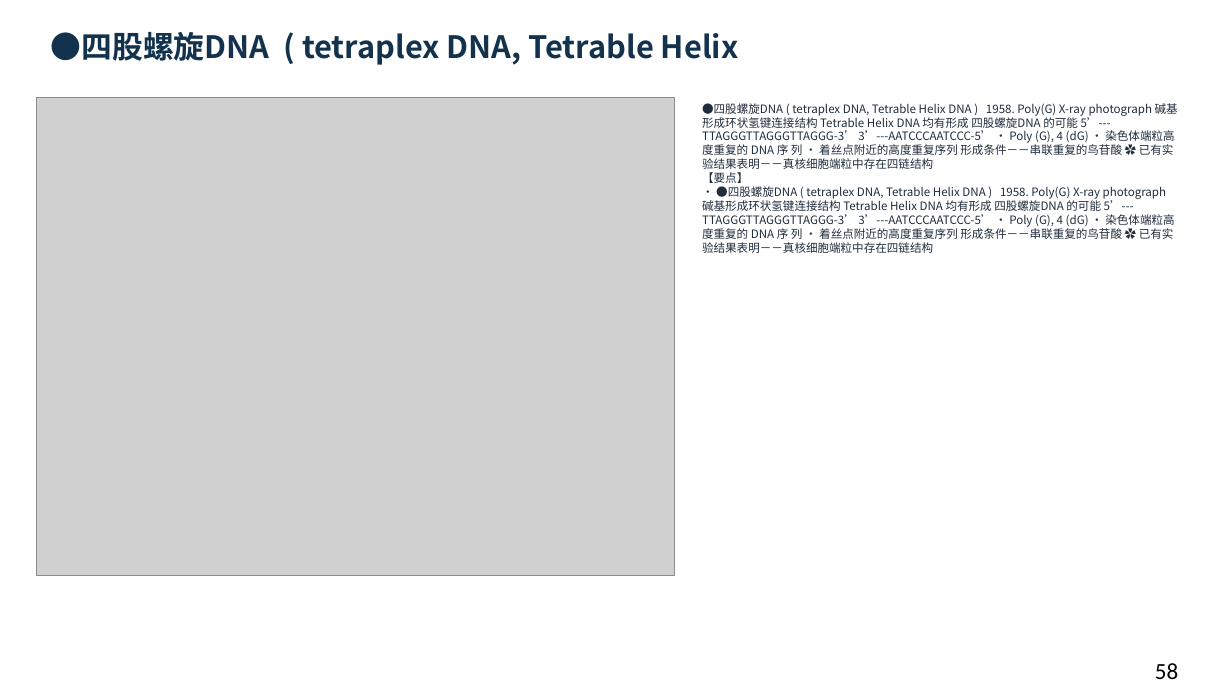
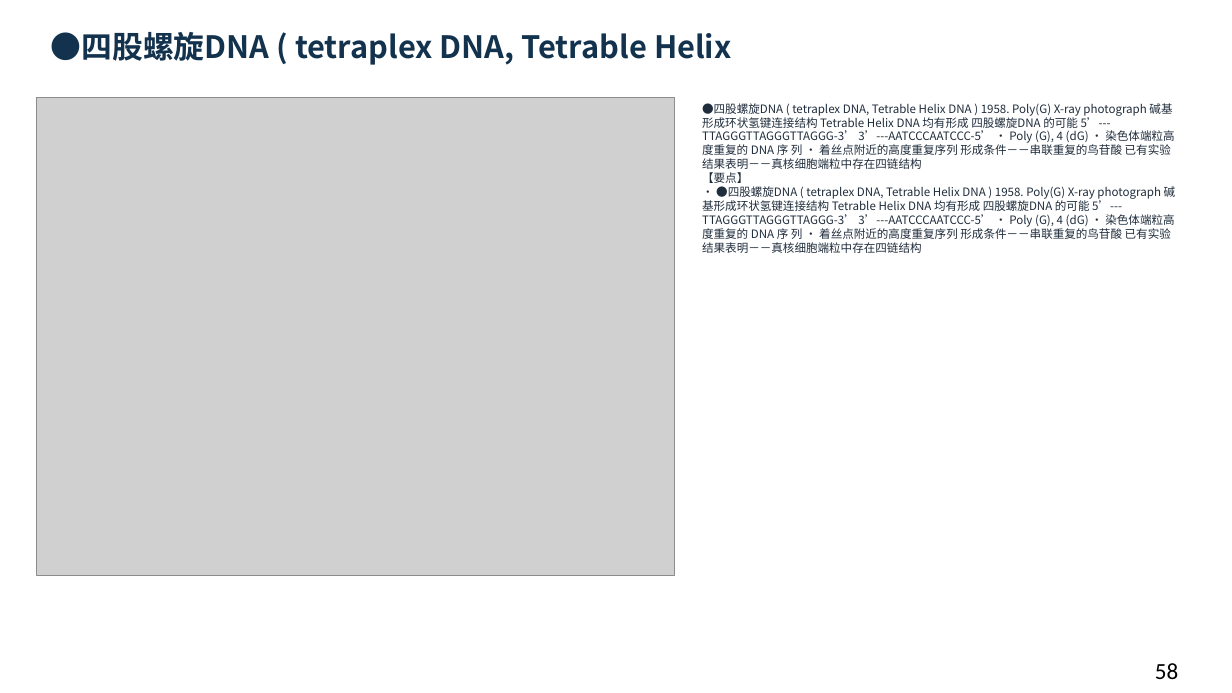
Before and after one commit to newkan-li/Biochemistry, a slide deck: slide 58 of downloads/bc11-ai-style.pptx. Drawn at 1232x693 pixels with LibreOffice and Linux fonts; fonts in the diff are those of the drawing; grey boxes stand for pictures. Boxes give left, top, right and bottom in pixels: in the first picture for what was removed or moved away, otherwise in the second. Text is boxed around its words. In the diff, an @@ line names an element or a change of style, - is before the commit and + after.

Commit message:
bc11真正清除PUA控制符(上版未写入数据),修正碱基结构特征页;版本20261112cdb

```diff
--- a/downloads/bc11-ai-style.pptx
+++ b/downloads/bc11-ai-style.pptx
@@ text "●四股螺旋DNA ( tetraplex DNA, Tetrable ..." rewrapped from (51, 32, 739, 65) to (51, 32, 732, 65) @@
@@ text at (702, 103, 1176, 253): text changed @@
-●四股螺旋DNA ( tetraplex DNA, Tetrable Helix DNA ) 1958. Poly(G) X-ray photograph 碱基形成环状氢键连接结构 Tetrable Helix DNA 均有形成 四股螺旋DNA 的可能 5’---TTAGGGTTAGGGTTAGGG-3’ 3’---AATCCCAATCCC-5’ • Poly (G), 4 (dG) • 染色体端粒高度重复的 DNA 序 列 • 着丝点附近的高度重复序列 形成条件－－串联重复的鸟苷酸 ✿ 已有实验结果表明－－真核细胞端粒中存在四链结构
-【要点】
-• ●四股螺旋DNA ( tetraplex DNA, Tetrable Helix DNA ) 1958. Poly(G) X-ray photograph 碱基形成环状氢键连接结构 Tetrable Helix DNA 均有形成 四股螺旋DNA 的可能 5’---TTAGGGTTAGGGTTAGGG-3’ 3’---AATCCCAATCCC-5’ • Poly (G), 4 (dG) • 染色体端粒高度重复的 DNA 序 列 • 着丝点附近的高度重复序列 形成条件－－串联重复的鸟苷酸 ✿ 已有实验结果表明－－真核细胞端粒中存在四链结构
+●四股螺旋DNA ( tetraplex DNA, Tetrable Helix DNA ) 1958. Poly(G) X-ray photograph 碱基形成环状氢键连接结构 Tetrable Helix DNA 均有形成 四股螺旋DNA 的可能 5’---TTAGGGTTAGGGTTAGGG-3’ 3’---AATCCCAATCCC-5’ • Poly (G), 4 (dG) • 染色体端粒高度重复的 DNA 序 列 • 着丝点附近的高度重复序列 形成条件－－串联重复的鸟苷酸 已有实验结果表明－－真核细胞端粒中存在四链结构
+【要点】
+• ●四股螺旋DNA ( tetraplex DNA, Tetrable Helix DNA ) 1958. Poly(G) X-ray photograph 碱基形成环状氢键连接结构 Tetrable Helix DNA 均有形成 四股螺旋DNA 的可能 5’---TTAGGGTTAGGGTTAGGG-3’ 3’---AATCCCAATCCC-5’ • Poly (G), 4 (dG) • 染色体端粒高度重复的 DNA 序 列 • 着丝点附近的高度重复序列 形成条件－－串联重复的鸟苷酸 已有实验结果表明－－真核细胞端粒中存在四链结构
```
Also in this commit, not shown: 49 other slides changed, 6 other files.
